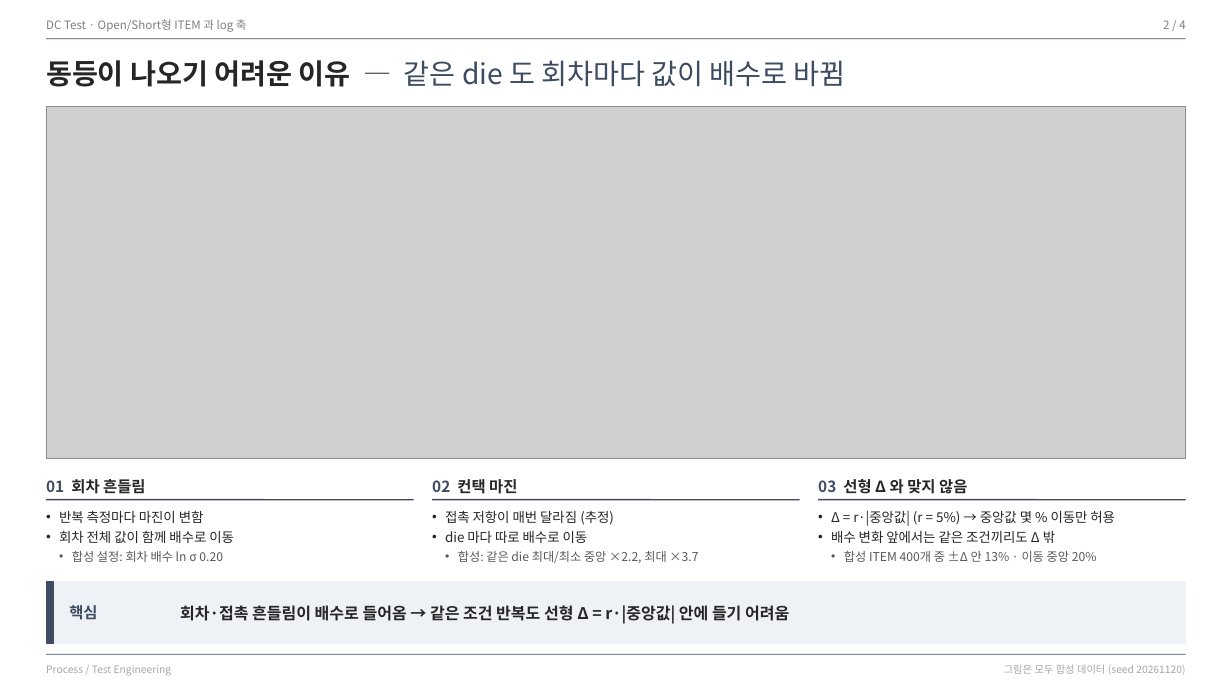
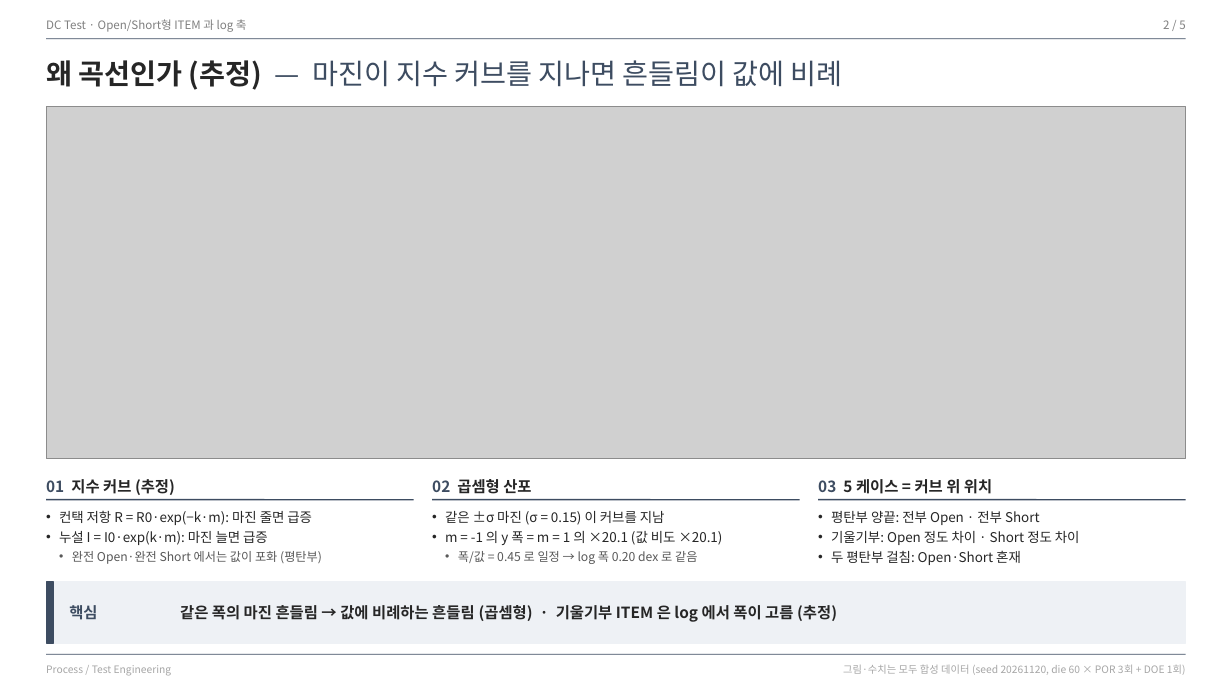
Before and after one commit to pineskyeo/dc-infra-compare, a slide deck: slide 2 of docs/slides/dc-openshort-log.pptx. Drawn at 1232x693 pixels with LibreOffice and Linux fonts; fonts in the diff are those of the drawing; grey boxes stand for pictures. Boxes give left, top, right and bottom in pixels: in the first picture for what was removed or moved away, otherwise in the second. Text is boxed around its words. In the diff, an @@ line names an element or a change of style, - is before the commit and + after.

Commit message:
WO-V: Open/Short·log 슬라이드 5장 전면 재작업
- docs/slides/openshort-src: charts.py(합성 데이터 seed 고정, judge()·log_columns()로 수치 계산 → numbers.json), deck.js 5장(결론 → 물리 커브(추정) → 두 축 → 판정 변화 → 언제 log·도구 출력 위치).
- build.sh 로 box 에서 dc-openshort-log.pptx 와 slide jpg 5장 재생성, 옛 차트 png 3개 삭제.
- README·docs/sop·코드 수정 없음.

Call-Id: 55c33df8-49ea-486d-b459-5bac9ab8965b
Call-Id: f44c6487-0708-4e19-bf05-3fa6fcb250b3
Call-Id: 06f7e073-57d5-404a-8960-339267b9f005
T4-Patch-Sha: 2af869222035
T4-Patch-Sha: c54f567c7889
T4-Patch-Sha: a23616c7679d
Tier-Exception: pinesky 2026-11-20 17:42 KST
(cherry picked from commit 8a7c02d4919bb10f55e8fb55d99f6b88f1738f3a)

```diff
--- a/docs/slides/dc-openshort-log.pptx
+++ b/docs/slides/dc-openshort-log.pptx
@@ text at <box>1163,20,1185,29</box>: text changed @@
-2 / 4
+2 / 5
@@ text at <box>46,60,843,90</box>: text changed @@
-동등이 나오기 어려운 이유 — 같은 die 도 회차마다 값이 배수로 바뀜
+왜 곡선인가 (추정) — 마진이 지수 커브를 지나면 흔들림이 값에 비례
@@ text at <box>46,479,175,495</box>: text changed @@
-01 회차 흔들림
+01 지수 커브 (추정)
@@ text at <box>432,479,531,494</box>: text changed @@
-02 컨택 마진
+02 곱셈형 산포
@@ text at <box>818,479,992,494</box>: text changed @@
-03 선형 Δ 와 맞지 않음
+03 5 케이스 = 커브 위 위치
@@ text at <box>59,511,322,564</box>: text changed @@
-• 반복 측정마다 마진이 변함
-• 회차 전체 값이 함께 배수로 이동
-  • 합성 설정: 회차 배수 ln σ 0.20
+• 컨택 저항 R = R0·exp(−k·m): 마진 줄면 급증
+• 누설 I = I0·exp(k·m): 마진 늘면 급증
+  • 완전 Open·완전 Short 에서는 값이 포화 (평탄부)
@@ text at <box>445,511,723,564</box>: text changed @@
-• 접촉 저항이 매번 달라짐 (추정)
-• die 마다 따로 배수로 이동
-  • 합성: 같은 die 최대/최소 중앙 ×2.2, 최대 ×3.7
+• 같은 ±σ 마진 (σ = 0.15) 이 커브를 지남
+• m = -1 의 y 폭 = m = 1 의 ×20.1 (값 비도 ×20.1)
+  • 폭/값 = 0.45 로 일정 → log 폭 0.20 dex 로 같음
@@ text at <box>831,511,1080,565</box>: text changed @@
-• Δ = r·|중앙값| (r = 5%) → 중앙값 몇 % 이동만 허용
-• 배수 변화 앞에서는 같은 조건끼리도 Δ 밖
-  • 합성 ITEM 400개 중 ±Δ 안 13% · 이동 중앙 20%
+• 평탄부 양끝: 전부 Open · 전부 Short
+• 기울기부: Open 정도 차이 · Short 정도 차이
+• 두 평탄부 걸침: Open·Short 혼재
@@ text at <box>180,605,837,622</box>: text changed; size 12.5 to 12 pt @@
-회차·접촉 흔들림이 배수로 들어옴 → 같은 조건 반복도 선형 Δ = r·|중앙값| 안에 들기 어려움
+같은 폭의 마진 흔들림 → 값에 비례하는 흔들림 (곱셈형) · 기울기부 ITEM 은 log 에서 폭이 고름 (추정)
@@ text at <box>843,665,1186,675</box>: text changed @@
-그림은 모두 합성 데이터 (seed 20261120)
+그림·수치는 모두 합성 데이터 (seed 20261120, die 60 × POR 3회 + DOE 1회)
```
Also in this commit, not shown: 4 slides added, 3 slides removed, 16 other files.
